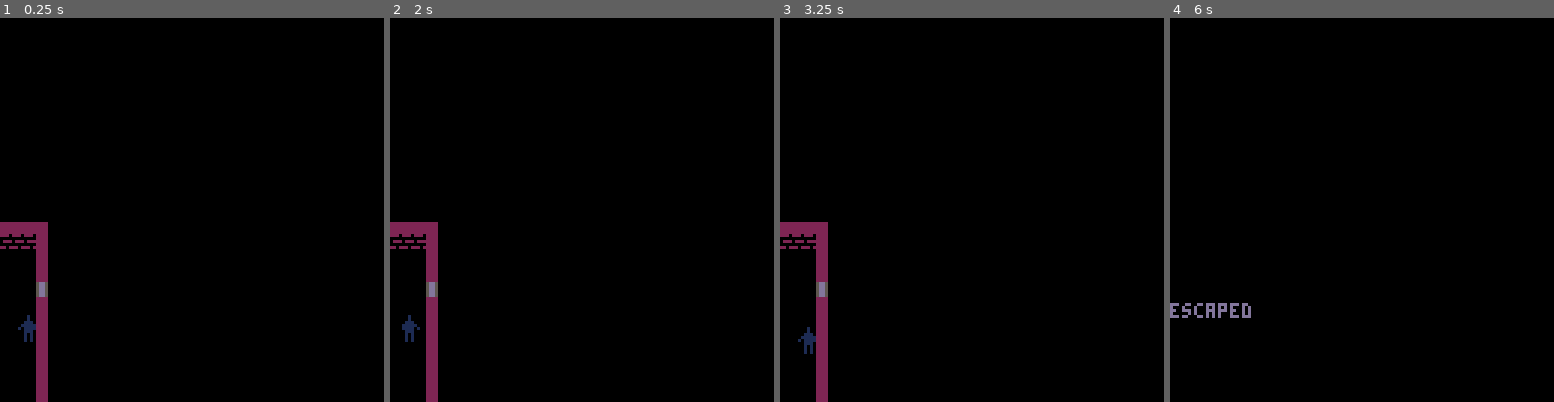
Above: before the commit, frames 1-4 (left to right).
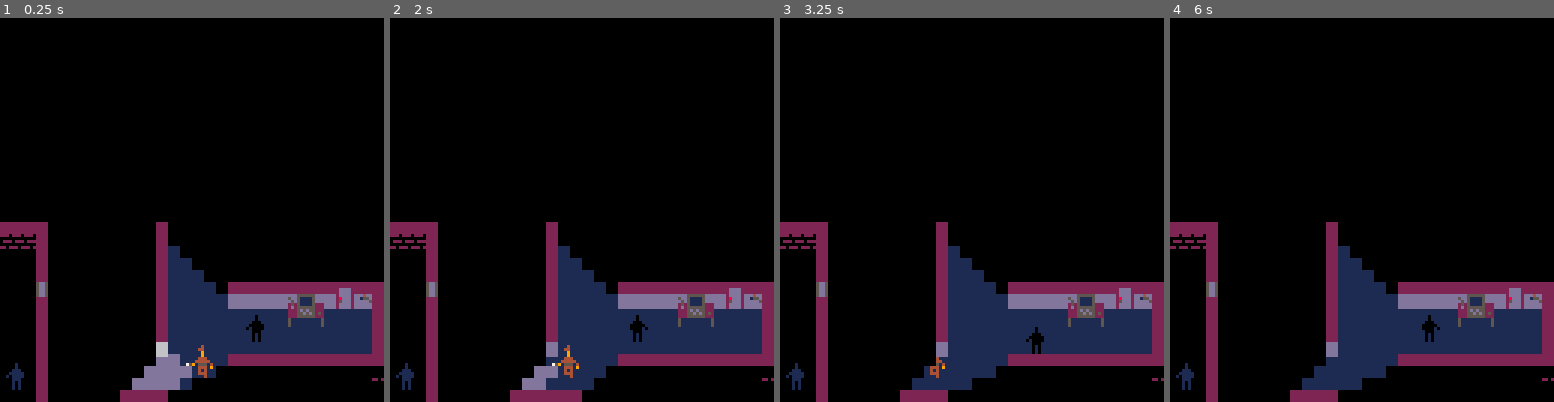
Above: after the commit, the same moments.

Repository: ironchestgames/pico-8-carts
Game: PICO-8 cartridge stealth.p8
The game is run twice, just before and just after one commit, with the same random seed, the same clock (stepped at 60 frames per second) and the same inputs.
Inputs:
- Up to frame 1 (0.25 s): no input
- Up to frame 2 (2 s): tap O (Z key) at 0.33, 0.7, 1.43 s; tap X (X key) at 1.07 s; hold Left from 1.97 s (still down)
- Up to frame 3 (3.25 s): tap X (X key) every 0.33 s from 2.07 to 3.07 s; tap O (Z key) at 2.22, 3.1 s; release Left at 2.37 s; hold Down 2.42-2.82 s; hold Right from 2.87 s (still down)
- Up to frame 4 (6 s): tap X (X key) every 0.33 s from 3.4 to 5.73 s; release Right at 3.53 s; hold Up 3.58-4.08 s; tap O (Z key) at 3.98, 4.87, 5.75 s; hold Right 4.13-4.53 s; hold Down 4.58-5.08 s; hold Left 5.13-5.8 s; hold Up from 5.85 s (still down)

The runs differ from the first frame. In frame 1, 16% of the frame differs, in the area x 1-100%, y 53-100%; in frame 2, 16%; in frame 3, 16%; in frame 4, 18%, in the area x 0-100%, y 53-100%.

Commit message:
stealth - add locked doors

Diff:
--- a/stealth.p8
+++ b/stealth.p8
@@ -6,6 +6,13 @@
 --[[
 
 - locked doors
+ - sfx
+
+- fix fog wrapping bug
+
+- fix generic loot sound
+ - play in player loots
+ - remove from action functions
 
 - filing drawers
  - search (up/down?)
@@ -215,8 +222,8 @@
 
 
 local players={
- {x=2,y=26},
- -- {x=6,y=29},
+ {x=21,y=26},
+ {x=1,y=30},
 }
 
 for _i=1,#players do
@@ -268,7 +275,7 @@
 -- 3 - system alarm (camcontrol)
 local cameras={ -- note: camcontrol will crash with more than 4
  {i=1,x=30,y=24,state=0,},
- {i=2,x=1,y=7,state=0,},
+ {i=2,x=1,y=8,state=0,},
  {i=3,x=30,y=2,state=0,},
 }
 
@@ -520,11 +527,8 @@
 
 end
 
--- states:
--- 0 - closed
--- 1 - open (player is going through)
--- 2 - locked
--- 3 - unlocked
+
+
 local function resetdoor(_p,_o)
  -- reset player
  _p.action=nil
@@ -535,9 +539,9 @@
 end
 
 local function doorfromunder(_p,_o,_tmp)
- if _tmp.inited == nil then
+ if _tmp.opened == nil then
   _o.typ+=2
-  _tmp.inited=true
+  _tmp.opened=true
  end
 
  if light[(_o.y-2)*32+_o.x] == 1 then
@@ -566,10 +570,10 @@
 end
 
 local function doorfromabove(_p,_o,_tmp)
- if _tmp.inited == nil then
+ if _tmp.opened == nil then
   _tmp.o2=objs[_o.i-1]
   _tmp.o2.typ+=2
-  _tmp.inited=true
+  _tmp.opened=true
  end
 
  if light[(_o.y+2)*32+_o.x] == 1 then
@@ -598,6 +602,94 @@
  fog[(_o.y+1)*32+_o.x]=0
  fog[(_o.y+2)*32+_o.x]=0
 end
+
+
+local function lockeddoorfrombelow(_p,_o,_tmp)
+ if _o.typ == 16 then
+  for _l in all(playerinventory) do
+   if _l[1] ==  'door access code' then
+    _o.typ+=2
+    _p.action=nil
+    _p.state='standing'
+    -- todo: sfx
+    return
+   end
+  end
+  _p.action=nil
+  _p.state='standing'
+  return
+ end
+
+ if _tmp.opened == nil then
+  _o.typ+=2
+  _tmp.opened=true
+ end
+
+ if light[(_o.y-2)*32+_o.x] == 1 then
+  setlalertlvl2('intruder alert!')
+ end
+
+ for _y=_o.y-2,0,-1 do
+  if floor[_y*32+_o.x] == 2 then
+   break
+  end
+  fog[_y*32+_o.x]=0
+ end
+
+ if btnp(2,_p.i) then
+  _p.y-=3
+  resetdoor(_p,_o)
+ end
+
+ if btnp(3,_p.i) then
+  resetdoor(_p,_o)
+ end
+end
+
+local function lockeddoorfromabove(_p,_o,_tmp)
+ local _o2=objs[_o.i-1]
+ if _o2.typ == 16 then
+  for _l in all(playerinventory) do
+   if _l[1] ==  'door access code' then
+    _o2.typ+=2
+    _p.action=nil
+    _p.state='standing'
+    -- todo: sfx
+    return
+   end
+  end
+  _p.action=nil
+  _p.state='standing'
+  return
+ end
+
+ if _tmp.opened == nil then
+  _o2.typ+=2
+  _tmp.opened=true
+ end
+
+ if light[(_o.y+2)*32+_o.x] == 1 then
+  setlalertlvl2('intruder alert!')
+ end
+
+ fog[(_o.y+1)*32+_o.x]=0
+ for _y=_o.y+2,32 do
+  if floor[_y*32+_o.x] == 2 then
+   break
+  end
+  fog[_y*32+_o.x]=0
+ end
+
+ if btnp(2,_p.i) then
+  resetdoor(_p,_o2)
+ end
+
+ if btnp(3,_p.i) then
+  _p.y+=3
+  resetdoor(_p,_o2)
+ end
+end
+
 
 local function windowpeekfromleft(_p,_o)
  for _x=_o.x+1,32 do
@@ -668,6 +760,10 @@
 
  {x=3,y=23,typ=22,action={[0]=breakwindowfromright,[1]=breakwindowfromleft},adjaction={[0]=windowpeekfromright,[1]=windowpeekfromleft}},
  {x=0,y=10,typ=22,action={[0]=breakwindowfromright,[1]=breakwindowfromleft},adjaction={[0]=windowpeekfromright,[1]=windowpeekfromleft}},
+
+ {x=28,y=23,typ=16,action={[2]=lockeddoorfrombelow},adjaction={[2]=doorpeekfromunder}},
+ {x=28,y=22,action={[3]=lockeddoorfromabove},adjaction={[3]=doorpeekfromabove}},
+ {x=29,y=23,typ=17},
 }
 
  -- todo: maybe rewrite objects to be in arslen arr instead?
@@ -1296,7 +1392,7 @@
  palt(0,false)
  palt(15,true)
 
- for _y=1,32 do
+ for _y=0,31 do
 
   -- draw cameras
   for _c in all(cameras) do
@@ -1588,9 +1684,9 @@
 f1f1ffffff2221f1ffffffffffffffffffffffffffffffffffffffffffffffffffffffffffffffffffffffffffffffff21111111111111111111111111111112
 1111fffffffff1f1ffffffffffffffffffffffffffffffffffffffffffffffffffffffffffffffffffffffffffffffff21111111111111111111111111111112
 1111ffffffffffffffffffffffffffffffffffffffffffffffffffffffffffffffffffffffffffffffffffffffffffff21111111111111111111111111111112
-1111ffffffffffffffffffffffffffffffffffffffffffffffffffffffffffffffffffffffffffffffffffffffffffff22222222222222222222221111111112
+1111ffffffffffffffffffffffffffffffffffffffffffffffffffffffffffffffffffffffffffffffffffffffffffff21111111111111111111111111111112
 3333ffffffffffffffffffffffffffffffffffffffffffffffffffffffffffffffffffffffffffffffffffffffffffff22222222222222222222221111111112
-3333ffffffffffffffffffffffffffffffffffffffffffffffffffffffffffffffffffffffffffffffffffffffffffff21111111111111111111111111111112
+3333ffffffffffffffffffffffffffffffffffffffffffffffffffffffffffffffffffffffffffffffffffffffffffff22222222222222222222221111111112
 3333ffffdddd22200000111122220202ff4ff4ffffffffffffffffffffffffffffffffffffffffffffffffffffffffff21111111111111111111111111111112
 3333ffffdddd00000000111122222020f551155fffffffffffffffffffffffffffffffffffffffffffffffffffffffff21111111111111111111111111111112
 b333ffffdddd022200001111222202025ffffff5ffffffffffffffffffffffffffffffffffffffffffffffffffffffff21111111111111111111111111111112
@@ -1611,28 +1707,28 @@
 111fffffffffffffffffffffffffffffffffffffffffffffffffffffffffffffffffffffffffffffffffffffffffffff00021112222112111111111111111112
 777fffffffffffffffffffffffffffffffffffffffffffffffffffffffffffffffffffffffffffffffffffffffffffff00021112222222111111111111111112
 777fffffffffffffffffffffffffffffffffffffffffffffffffffffffffffffffffffffffffffffffffffffffffffff00021112222222111111111111111112
-bbbfffffffffffffffffffffffffffffffffffffffffffffffffffffffffffffffffffffffffffffffffffffffffffff00021111111111111111111111111112
-bbbfffffffffffffffffffffffffffffffffffffffffffffffffffffffffffffffffffffffffffffffffffffffffffff00021111111111111111111111111112
-888fffffffffffffffffffffffffffffffffffffffffffffffffffffffffffffffffffffffffffffffffffffffffffff00021111111111111111111111111112
-888fffffffffffffffffffffffffffffffffffffffffffffffffffffffffffffffffffffffffffffffffffffffffffff00022222222222222222222222222222
-…(21 lines of a section not shown)…
+bbbfffffffffffffffffffffffffffffffffffffffffffffffffffffffffffffffffffffffffffffffffffffffffffff00021111111111111112222222222222
+bbbfffffffffffffffffffffffffffffffffffffffffffffffffffffffffffffffffffffffffffffffffffffffffffff00021111111111111112222222222222
+888fffffffffffffffffffffffffffffffffffffffffffffffffffffffffffffffffffffffffffffffffffffffffffff00021111111111111112000000000000
+888fffffffffffffffffffffffffffffffffffffffffffffffffffffffffffffffffffffffffffffffffffffffffffff00022222222222222222000000000000
+…(21 lines of a section not shown)…
